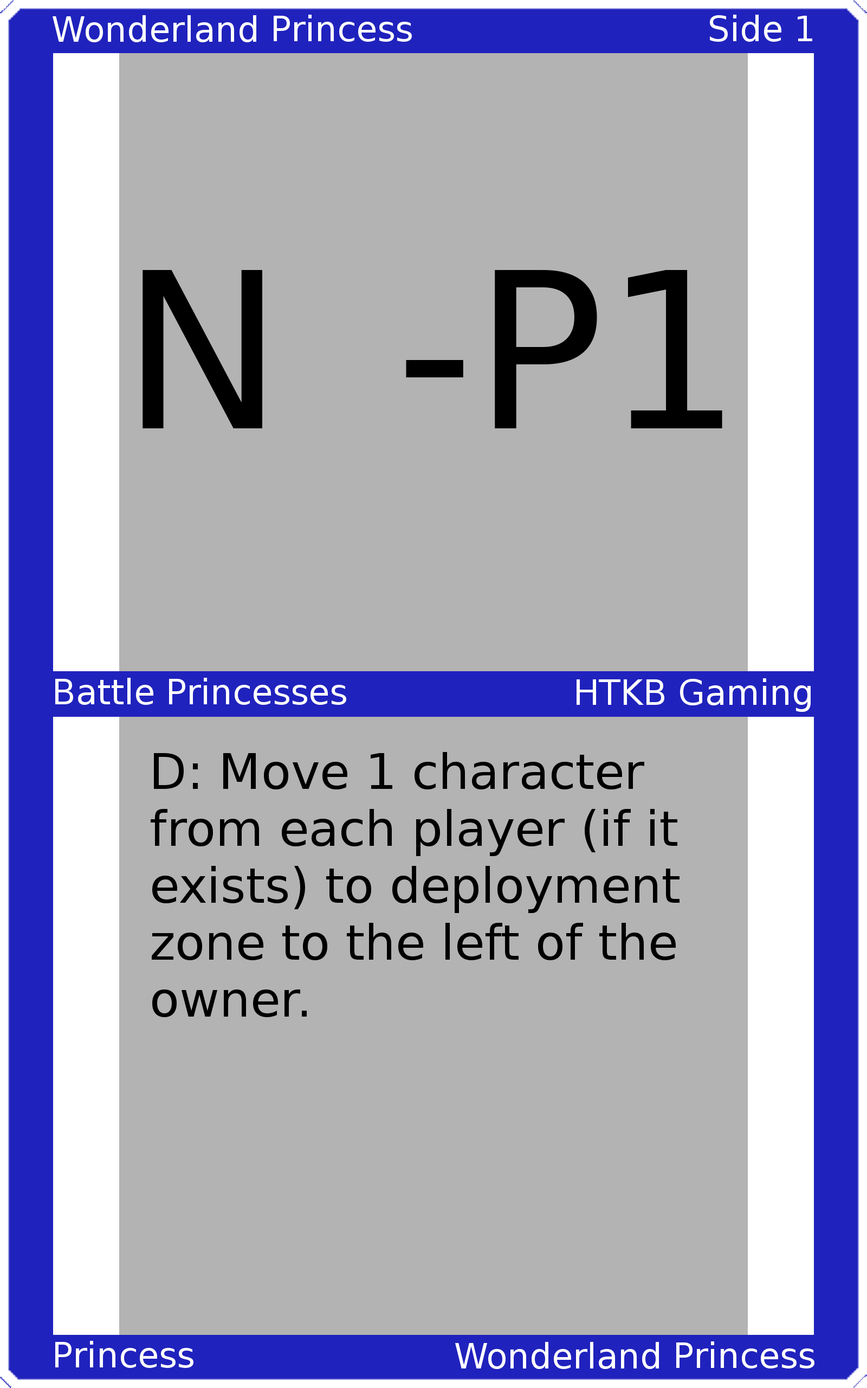
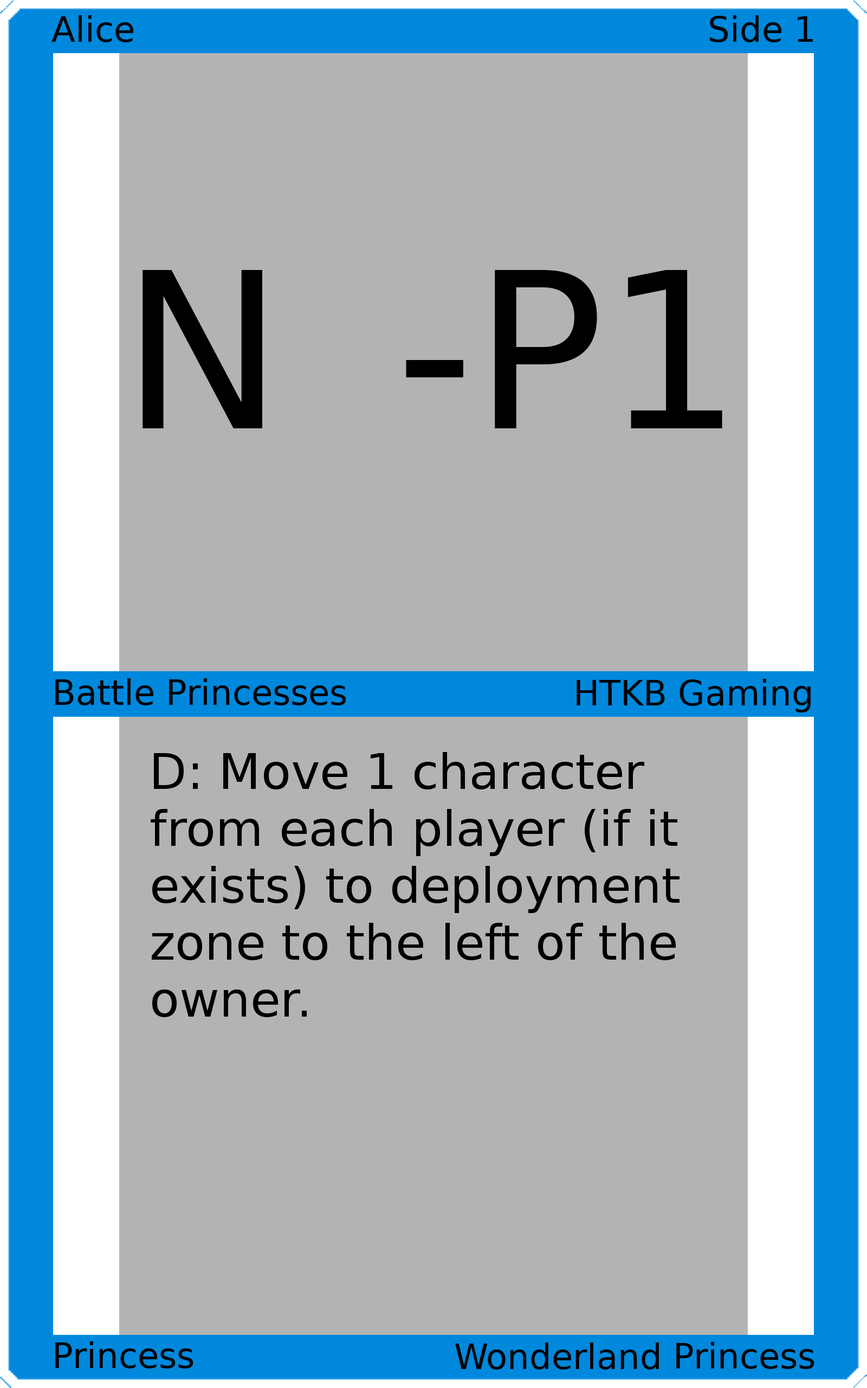
Two versions of the same layered image (867 × 1388). Layer-by-layer changes:
painted on "Upper Left" over 51, 14, 412, 43
painted on "Upper Right" over 710, 14, 814, 43
painted on "Mid Left" over 55, 677, 347, 706
painted on "Mid Right" over 576, 678, 811, 713
painted on "Bottom Left" over 55, 1340, 194, 1369
painted on "Bottom Right" over 455, 1340, 815, 1370
painted on "Border" over 0, 0, 867, 1388
